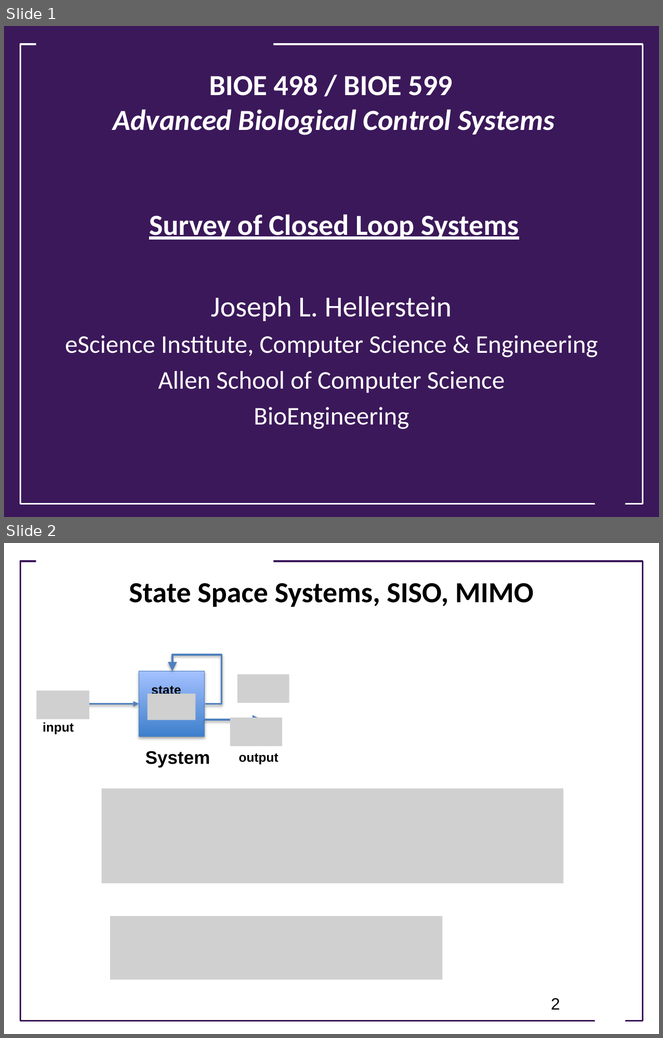
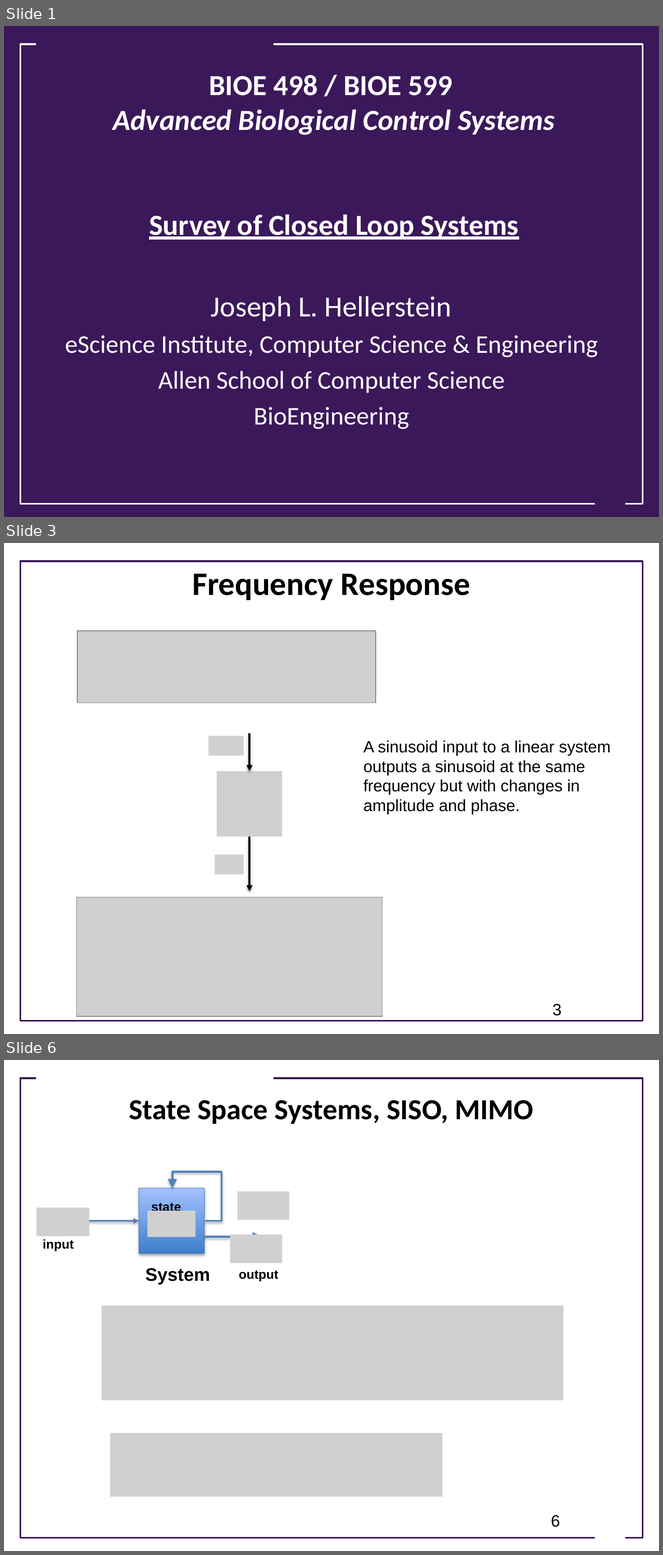
Before and after one commit to joseph-hellerstein/advanced-controls-lectures, a slide deck: lectures/lecture_16-Survey-of-Closed-Loop-Systems/Survey-Of-Closed-Loop-Systems.pptx. Shown one above the other, each under a label of ours: slides 1 and 2 before the commit, slides 1, 3 and 6 after it; the slides between them are not shown. The pictures are 663x1038 and 663x1555 pixels, drawn with LibreOffice and Linux fonts; fonts in the diff are those of the drawing; grey boxes stand for pictures; background and template pictures are left out. Boxes give left, top, right and bottom in pixels: in the first picture for what was removed or moved away, otherwise in the second. Text is boxed around its words. In the diff, an @@ line names an element or a change of style, - is before the commit and + after.

```diff
--- a/lectures/lecture_16-Survey-of-Closed-Loop-Systems/Survey-Of-Closed-Loop-Systems.pptx
+++ b/lectures/lecture_16-Survey-of-Closed-Loop-Systems/Survey-Of-Closed-Loop-Systems.pptx
@@ slide 3 added at (4,543,659,1034), background #FFFFFF; not listed: 1 template element that a slide beside it also shows @@
@@ title added at (192,574,470,600), 36 pt, text #000000, bold @@
+Frequency Response
@@ picture added at (77,631,376,703) @@
@@ text added at (363,741,611,814), 18 pt, text #000000 @@
+A sinusoid input to a linear system outputs a sinusoid at the same frequency but with changes in amplitude and phase.
@@ group added at (208,733,283,891): 3 pictures, 2 arrows @@
@@ picture added at (77,898,383,1017) @@
@@ page number added at (553,1004,562,1016), 18 pt, text #000000 @@
+3
@@ what was slide 2 is now slide 6 @@
@@ page number at (551,1516,560,1527): text changed @@
-2
+6
```
Also in this commit, not shown: 1 slide changed, 3 other slides added, 3 other files.
